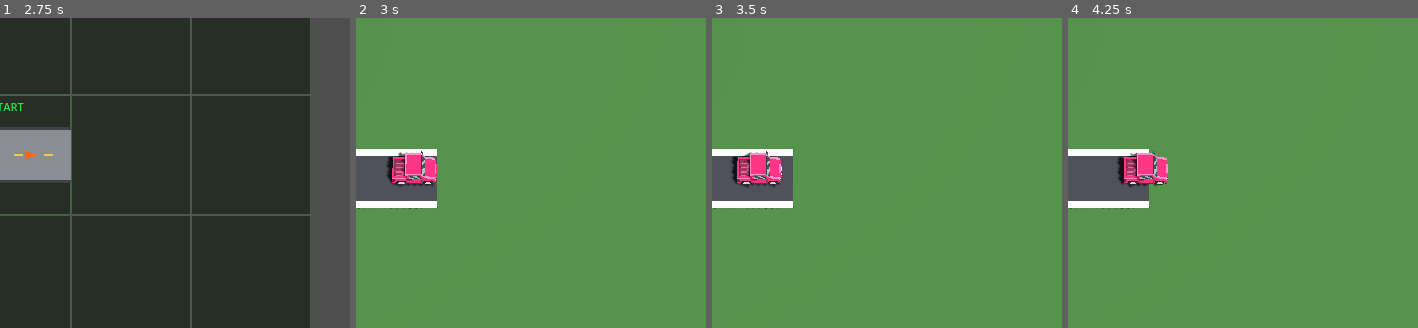
Above: before the commit, frames 1-4 (left to right).
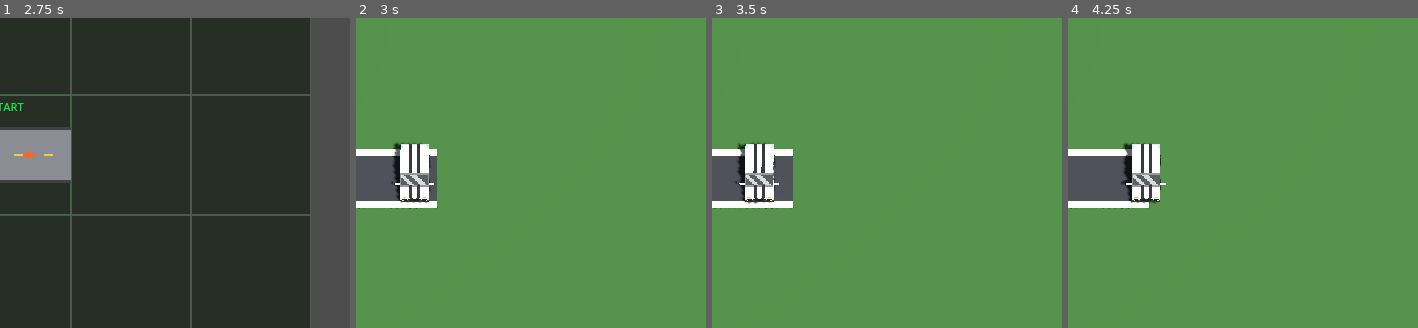
Above: after the commit, the same moments.

Repository: CivoAA/race-game
Game: Godot game, scene res://main.tscn
Two runs of this game, one before a commit and one after it. Both use one fixed random seed, a clock stepped at 60 frames per second and the inputs below.
Inputs (mouse positions are % of the whole screen's width and height, from its top left):
- Up to frame 1 (2.75 s): click "━ Gerade" at 0.5 s; click "╰ Kurve" at 1.25 s; click "✕ Löschen" at 2 s
- Up to frame 2 (3 s): click "▶ Fahren!" at 2.75 s
- Up to frame 3 (3.5 s): no input
- Up to frame 4 (4.25 s): tap Enter at 3.5 s; move the mouse to (72, 45) at 3.52 s; tap R at 3.6 s; click (72, 45) at 3.67 s
The pictures show only the part of the screen within x 38-88%, y 17-67%; the shares and areas given below are measured in that part.

Frame 1 is identical in both runs. In frame 2, 2.1% of the frame differs, in the area x 8-24%, y 40-60%; in frame 3, 2.1%; in frame 4, 2.1%, in the area x 14-29%, y 40-60%.

Commit message:
added texture assets

Diff:
--- a/scripts/Car3D.gd
+++ b/scripts/Car3D.gd
@@ -3,7 +3,7 @@
 ## Position und Rotation werden von außen gesetzt (durch CarController).
 
 # Pfad zum 3D-Modell – passe das an falls deine Datei anders heißt
-const MODEL_PATH = "res://assets/3D-models/default_car/car.glb"
+const MODEL_PATH = "res://assets/3D-models/eric_car/Car_eric.glb"
 
 # Skalierung des Modells – anpassen falls zu groß/klein
 const MODEL_SCALE = Vector3(0.3, 0.3, 0.3)
Binary file changed: assets/3D-models/eric_car/Car_eric_0.png
Not shown, changed: assets/3D-models/eric_car/Car_eric_0.png.import
Binary file changed: assets/3D-models/eric_car/Car_eric_3.png
Not shown, changed: assets/3D-models/eric_car/Car_eric_3.png.import
